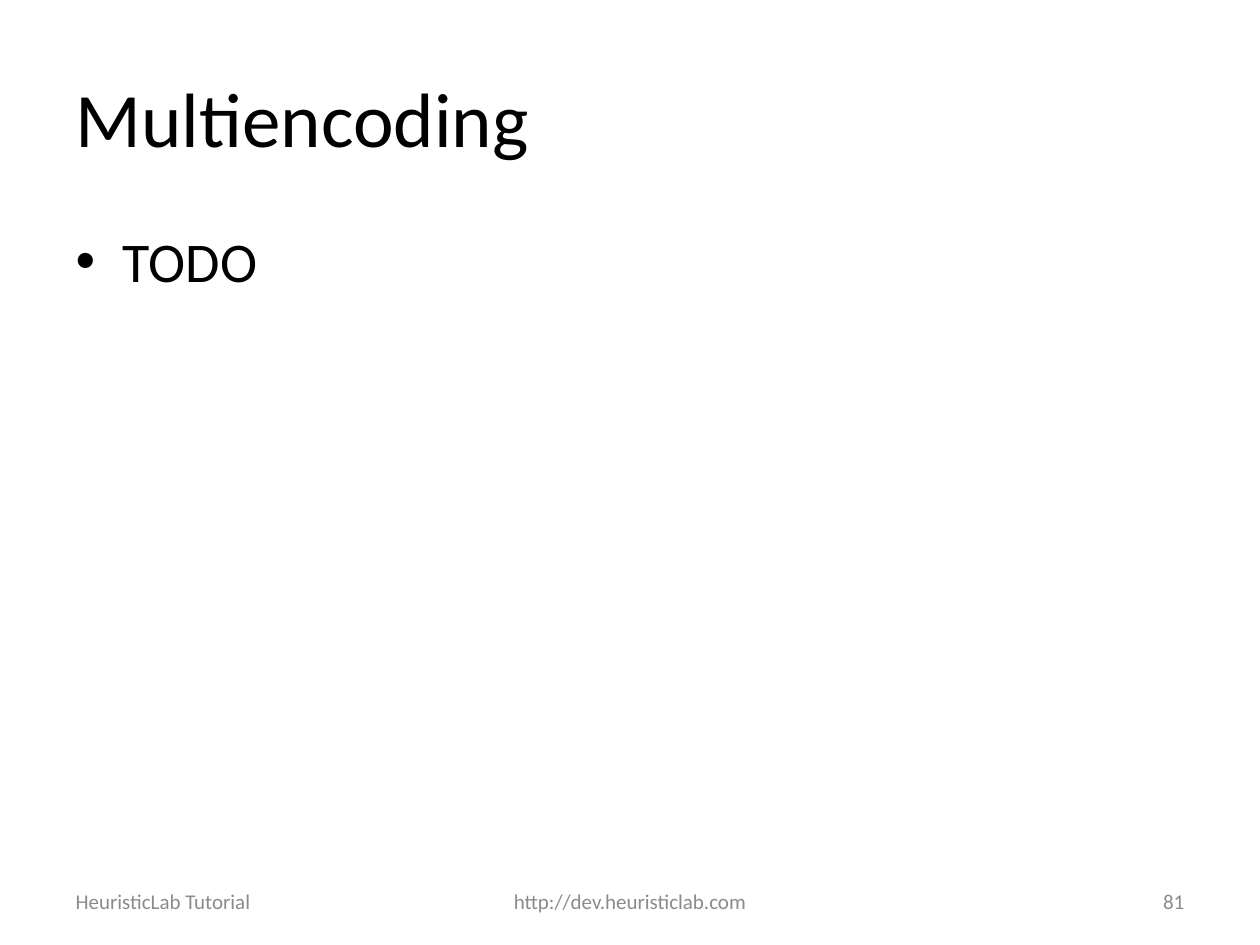
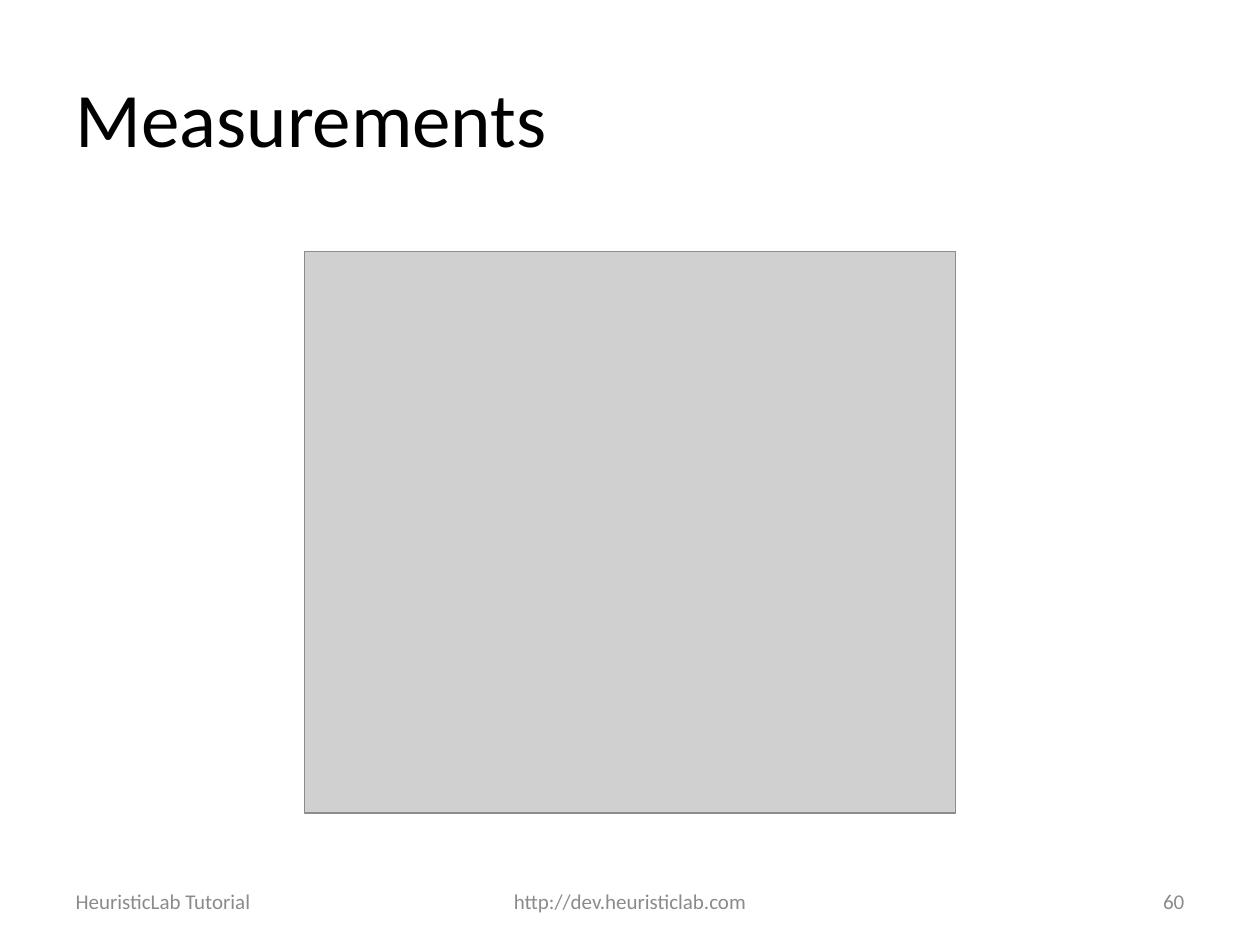
Before and after one commit to heal-research/HeuristicLab, a slide deck: slide 60 of documentation/Tutorials/Optimizing External Applications with HeuristicLab.pptx (slide 81 before the commit). Drawn at 1260x945 pixels with LibreOffice and Linux fonts; fonts in the diff are those of the drawing; grey boxes stand for pictures; background and template pictures are left out. Boxes give left, top, right and bottom in pixels: in the first picture for what was removed or moved away, otherwise in the second. Text is boxed around its words. In the diff, an @@ line names an element or a change of style, - is before the commit and + after.

```diff
--- a/documentation/Tutorials/Optimizing External Applications with HeuristicLab.pptx
+++ b/documentation/Tutorials/Optimizing External Applications with HeuristicLab.pptx
@@ title at (76,97,547,148): text changed @@
-Multiencoding
+Measurements
@@ text removed at (123,245,257,283) @@
-• TODO
@@ picture added at (305,252,956,813) @@
@@ page number at (1163,895,1184,909): text changed @@
-81
+60
```
Also in this commit, not shown: 3 other slides changed, 13 slides added.
